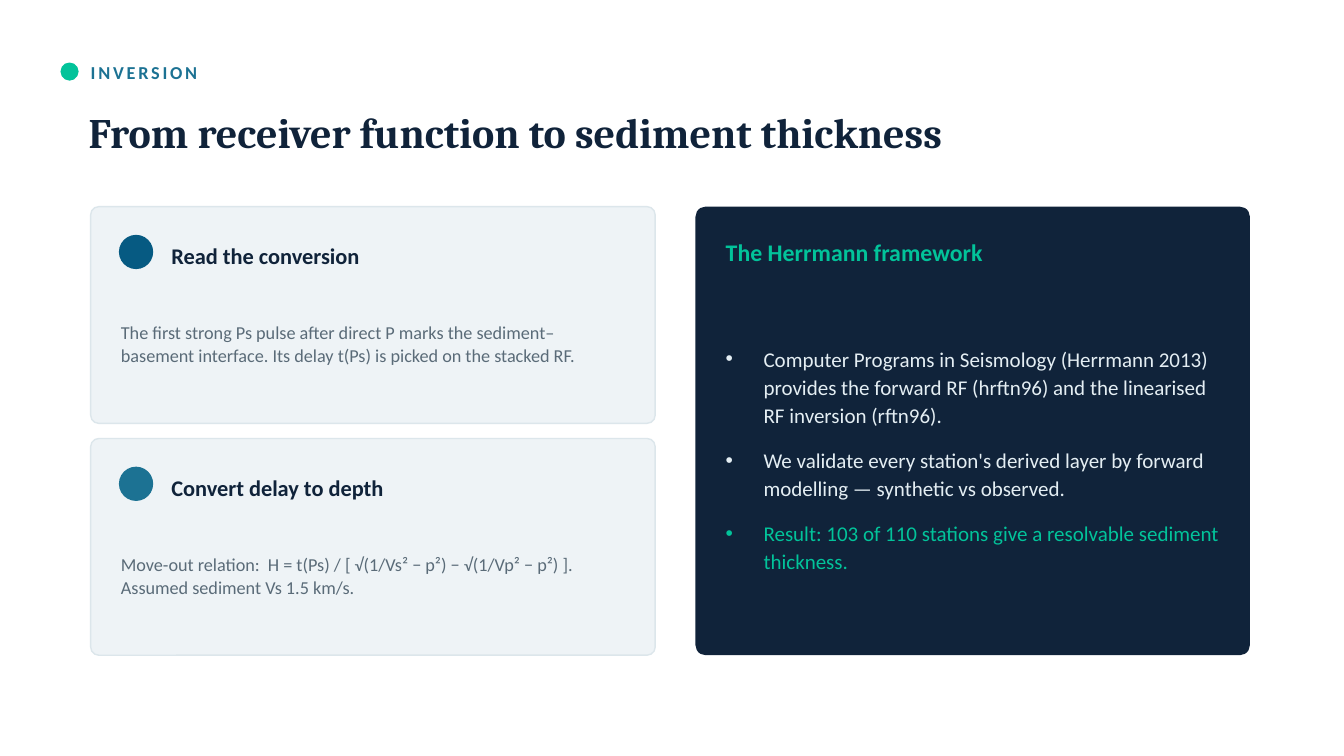
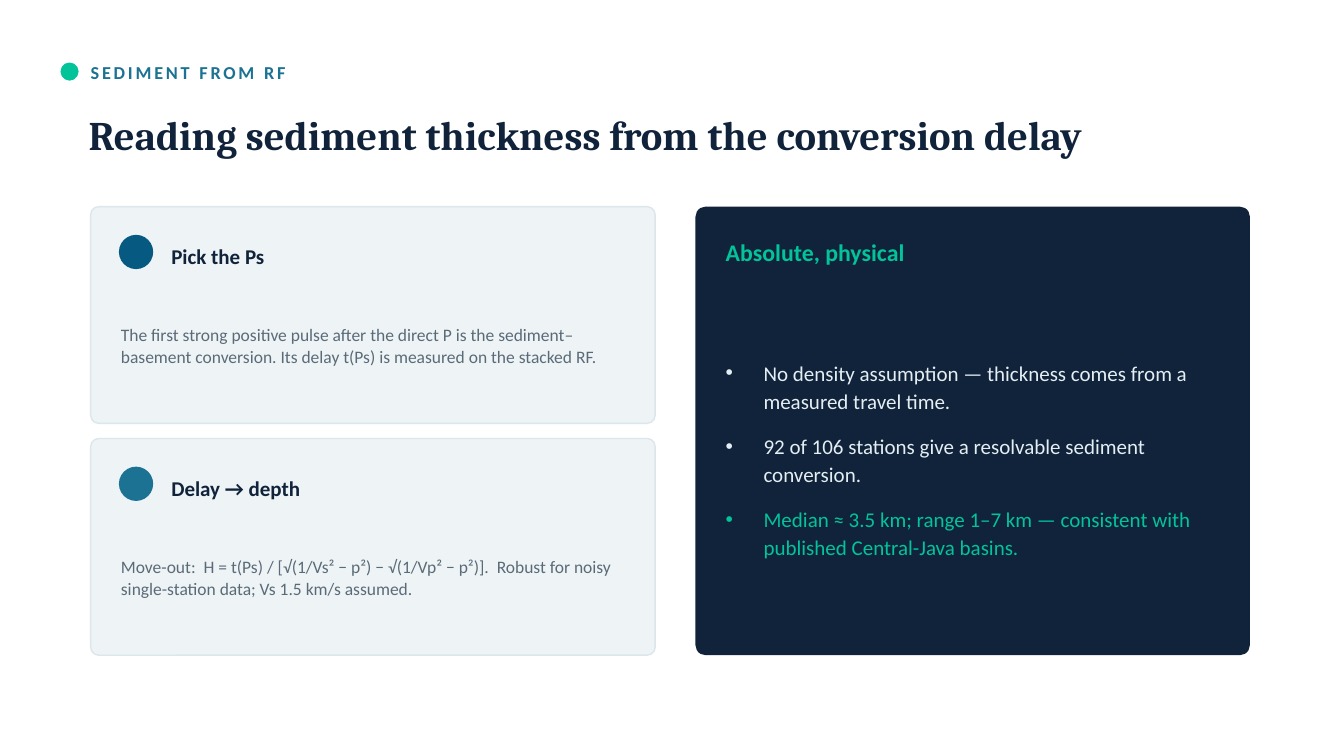
Before and after one commit to maswiet/fbt-gravity-seismicity, a slide deck: slide 12 of pitch_rf_gravity/RF_Gravity_CentralJava_keynote.pptx (slide 7 before the commit). Drawn at 1344x756 pixels with LibreOffice and Linux fonts; fonts in the diff are those of the drawing. Boxes give left, top, right and bottom in pixels: in the first picture for what was removed or moved away, otherwise in the second. Text is boxed around its words. In the diff, an @@ line names an element or a change of style, - is before the commit and + after.

```diff
--- a/pitch_rf_gravity/RF_Gravity_CentralJava_keynote.pptx
+++ b/pitch_rf_gravity/RF_Gravity_CentralJava_keynote.pptx
@@ text at bbox=[91, 67, 285, 79]: text changed @@
-INVERSION
+SEDIMENT FROM RF
@@ text at bbox=[89, 121, 1082, 159]: text changed; size 30 to 29 pt @@
-From receiver function to sediment thickness
+Reading sediment thickness from the conversion delay
@@ text at bbox=[171, 249, 264, 264]: text changed; size 16 to 15 pt @@
-Read the conversion
+Pick the Ps
@@ text at bbox=[726, 244, 904, 265]: text changed @@
-The Herrmann framework
+Absolute, physical
@@ text at bbox=[121, 329, 596, 366]: text changed; size 13 to 12.5 pt @@
-The first strong Ps pulse after direct P marks the sediment–basement interface. Its delay t(Ps) is picked on the stacked RF.
+The first strong positive pulse after the direct P is the sediment–basement conversion. Its delay t(Ps) is measured on the stacked RF.
@@ text at bbox=[764, 366, 1190, 559]: text changed @@
-• Computer Programs in Seismology (Herrmann 2013) provides the forward RF (hrftn96) and the linearised RF inversion (rftn96).
-• We validate every station's derived layer by forward modelling — synthetic vs observed.
-• Result: 103 of 110 stations give a resolvable sediment thickness.
+• No density assumption — thickness comes from a measured travel time.
+• 92 of 106 stations give a resolvable sediment conversion.
+• Median ≈ 3.5 km; range 1–7 km — consistent with published Central-Java basins.
@@ text at bbox=[171, 481, 301, 500]: text changed; size 16 to 15 pt @@
-Convert delay to depth
+Delay → depth
@@ text at bbox=[121, 559, 611, 598]: text changed; size 13 to 12.5 pt @@
-Move-out relation: H = t(Ps) / [ √(1/Vs² − p²) − √(1/Vp² − p²) ]. Assumed sediment Vs 1.5 km/s.
+Move-out: H = t(Ps) / [√(1/Vs² − p²) − √(1/Vp² − p²)]. Robust for noisy single-station data; Vs 1.5 km/s assumed.
```
Also in this commit, not shown: 12 other slides changed, 7 slides added, 2 slides removed, 12 other files.
